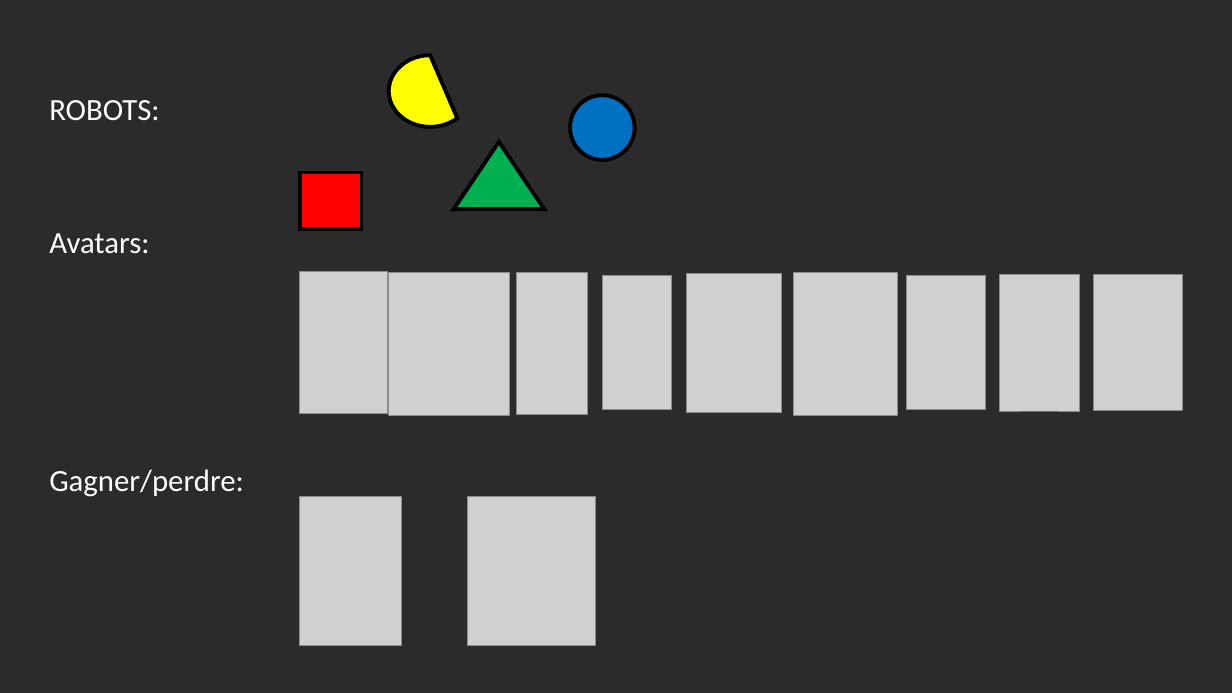
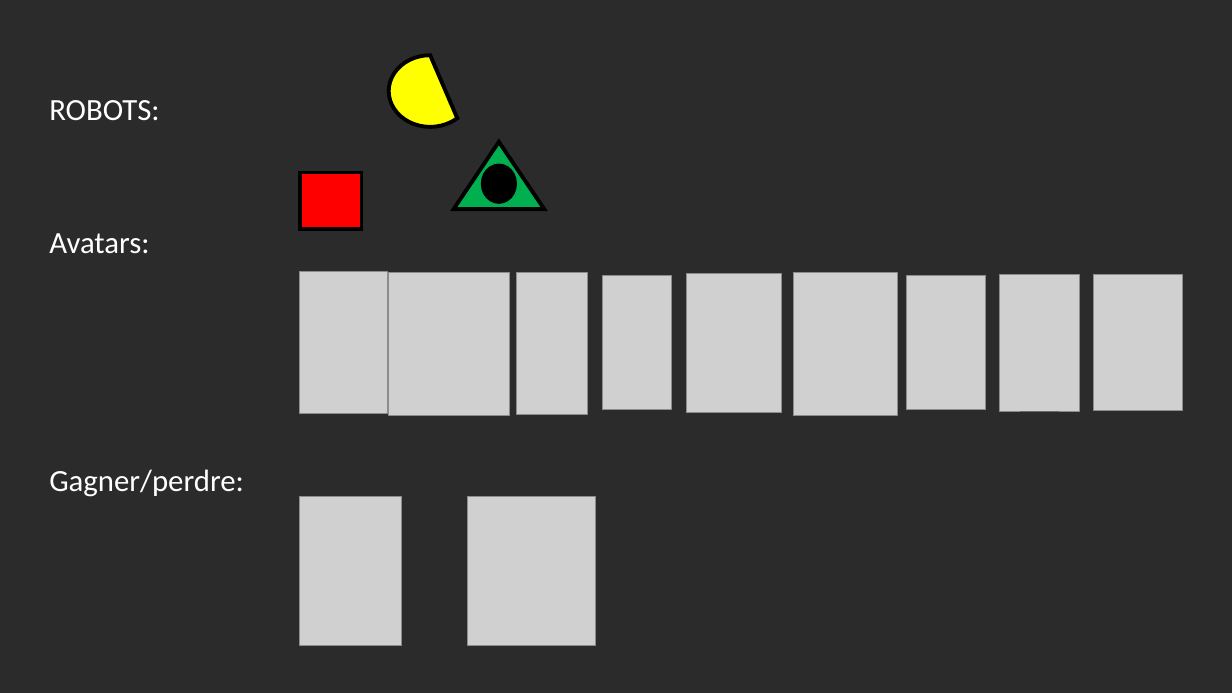
Before and after one commit to nembot/projet-ihm, a slide deck: slide 3 of IHM_image et maquette.pptx. Drawn at 1232x693 pixels with LibreOffice and Linux fonts; fonts in the diff are those of the drawing; grey boxes stand for pictures; background and template pictures are left out; a plain dark background stands for a picture behind light text. Boxes give left, top, right and bottom in pixels: in the first picture for what was removed or moved away, otherwise in the second. Text is boxed around its words. In the diff, an @@ line names an element or a change of style, - is before the commit and + after.

```diff
--- a/IHM_image et maquette.pptx
+++ b/IHM_image et maquette.pptx
@@ ellipse: place and size @@
-ellipse at (570, 95, 635, 160)
+ellipse at (482, 165, 515, 201)
@@ ellipse at (482, 165, 515, 201): fill #0070C0 to #000000 @@
```
Also in this commit, not shown: 4 other files.
